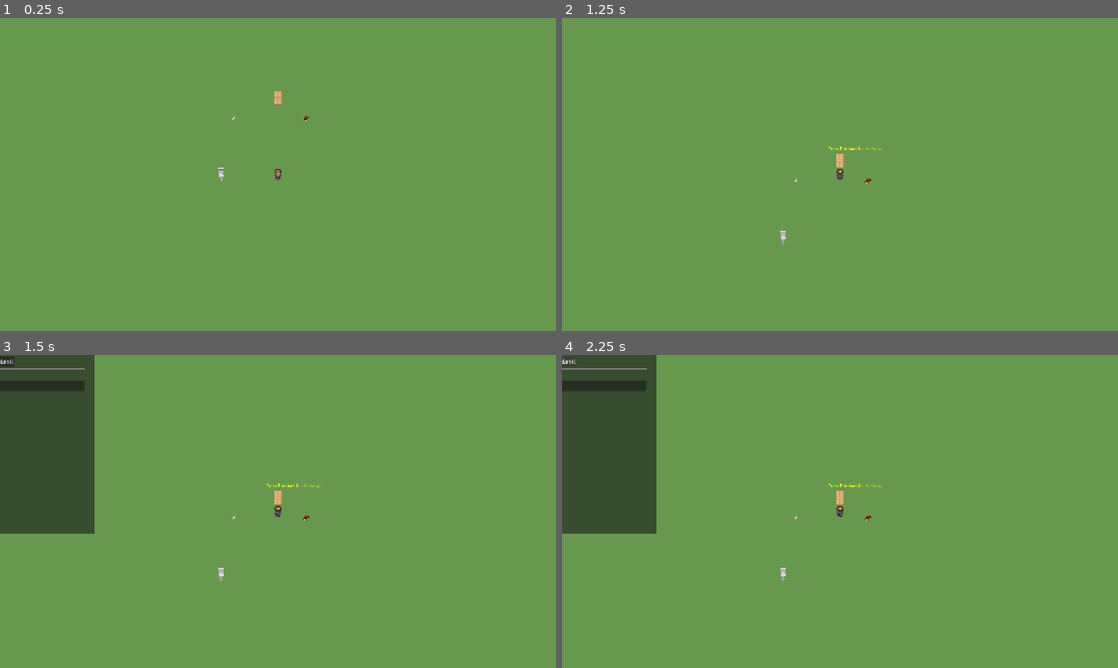
Above: before the commit, frames 1-4 (two rows, left to right).
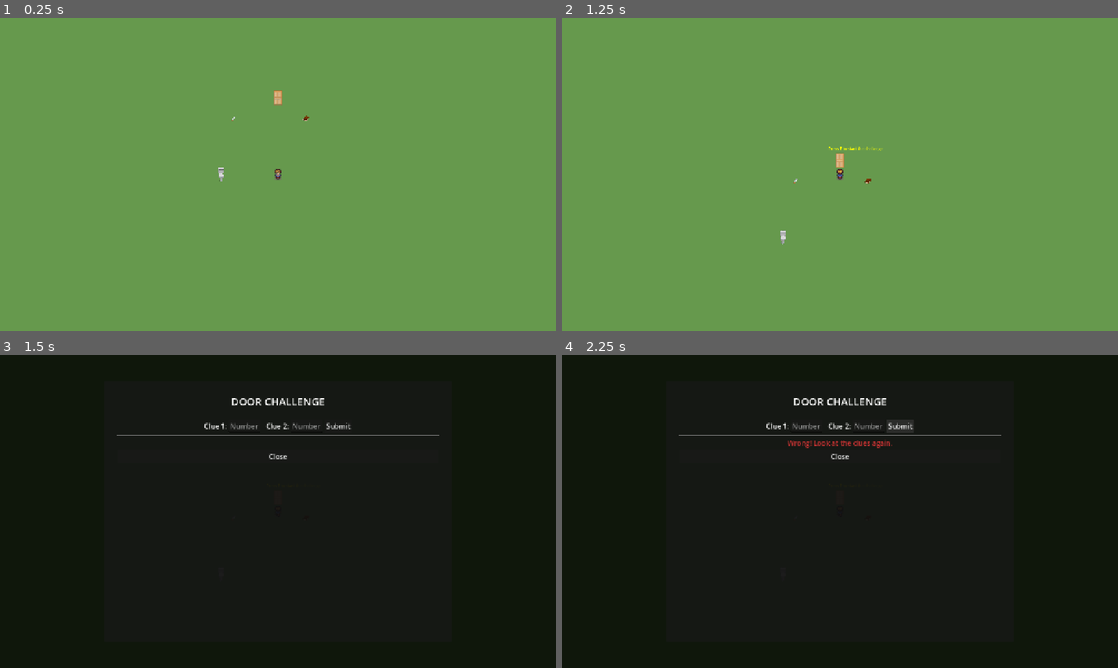
Above: after the commit, the same moments.

Repository: MysteryClasses/MysteryClasses
Game: Godot game, scene res://scenes/Main.tscn
The game is run twice, just before and just after one commit, with the same random seed, the same clock (stepped at 60 frames per second) and the same inputs.
Inputs:
- Up to frame 1 (0.25 s): no input
- Up to frame 2 (1.25 s): tap Enter at 0.5 s; hold W (move_up) from 0.53 s (still down); hold E (interact) from 0.53 s (still down)
- Up to frame 3 (1.5 s): keep holding W (move_up); release E (interact) at 1.28 s; tap E (interact) at 1.35 s
- Up to frame 4 (2.25 s): release W (move_up) at 2 s; click "Submit" at 2 s

Frames 1-2 are identical in both runs. In frame 3, 99% of the frame differs, in the area x 0-100%, y 0-100%; in frame 4, 100%.

Commit message:
Fix UI popups not centered on screen by using CanvasLayer

Diff:
--- a/scripts/ClueObject_knife.gd
+++ b/scripts/ClueObject_knife.gd
@@ -27,8 +27,15 @@
 		return
 	ui_instance = ui_scene.instantiate()
 	ui_instance.tree_exited.connect(_on_ui_closed, CONNECT_ONE_SHOT)
-	get_tree().current_scene.add_child(ui_instance)
+
+	var canvas_layer = CanvasLayer.new()
+
+	# CanvasLayer damit Pop-Up immer zentral relativ zu Bildschirm
+	canvas_layer.add_child(ui_instance)
+	get_tree().current_scene.add_child(canvas_layer)
 	get_tree().paused = true
 
 func _on_ui_closed():
+	if ui_instance and ui_instance.get_parent():
+		ui_instance.get_parent().queue_free()
 	ui_instance = null
--- a/scripts/ClueTextbook.gd
+++ b/scripts/ClueTextbook.gd
@@ -23,9 +23,18 @@
 		$InteractionLabel.visible = false
 
 func open_puzzle_ui():
-	if is_instance_valid(_ui_instance):
+	if _ui_instance != null:
 		return
 	_ui_instance = ui_scene.instantiate()
-	_ui_instance.tree_exiting.connect(func(): _ui_instance = null, CONNECT_ONE_SHOT)
-	get_tree().current_scene.add_child(_ui_instance)
+	_ui_instance.tree_exited.connect(_on_ui_closed, CONNECT_ONE_SHOT)
+
+	# CanvasLayer damit Pop-Up immer zentral relativ zu Bildschirm
+	var canvas_layer = CanvasLayer.new()
+	canvas_layer.add_child(_ui_instance)
+	get_tree().current_scene.add_child(canvas_layer)
 	get_tree().paused = true
+
+func _on_ui_closed():
+	if _ui_instance and _ui_instance.get_parent():
+		_ui_instance.get_parent().queue_free()
+	_ui_instance = null
--- a/scripts/DoorObject.gd
+++ b/scripts/DoorObject.gd
@@ -28,8 +28,16 @@
 	var ui_instance = ui_scene.instantiate()
 	_active_ui = ui_instance
 	ui_instance.tree_exited.connect(_on_ui_closed, CONNECT_ONE_SHOT)
-	get_tree().current_scene.add_child(ui_instance)
+
+	# CanvasLayer damit Pop-Up immer zentral relativ zu Bildschirm
+	var canvas_layer = CanvasLayer.new()
+	canvas_layer.add_child(ui_instance)
+	get_tree().current_scene.add_child(canvas_layer)
+
 	get_tree().paused = true
 
 func _on_ui_closed():
+	if _active_ui and _active_ui.get_parent():
+		# Den CanvasLayer entfernen
+		_active_ui.get_parent().queue_free()
 	_active_ui = null
